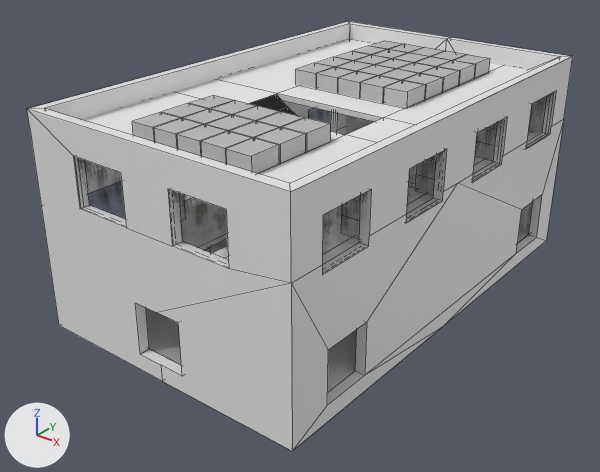
The Blender file data/source/Warehouse.blend as it was, and as the next commit left it.
Both versions are drawn from a 50 mm camera at (21.9, -30.1, 17.6) aimed at (-0.8, -1.7, 0.0). The lights are fixed; the arrows at lower left show +X, +Y and +Z. Mesh edges are drawn as thin lines on the coarser meshes.

In view in the first picture: 'BottomFloor', 'BuildingExterior', 'CardboardBox_LP.002', 'CardboardBox_LP.004', 'CardboardBox_LP.005', 'FirstFloor', 'Roof', 'SecondFloor'.
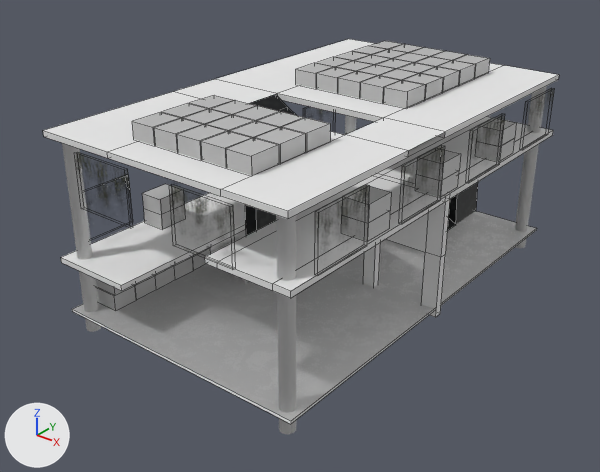
Changed parts and their boxes [x1, y1, x2, y2] in the pictures (600 x 472 px):
'BuildingExterior', hidden: before [27, 21, 573, 451]
'BottomFloor', unchanged, uncovered by the edit: before [146, 226, 530, 392]; after [72, 211, 537, 424]
'SecondFloor', unchanged, uncovered by the edit: before [213, 129, 542, 264]; after [205, 116, 553, 317]
'FirstFloor', unchanged, uncovered by the edit: before [181, 199, 227, 250]; after [61, 134, 345, 291]
'CardboardBox_LP.002', unchanged, uncovered by the edit: before [341, 122, 497, 238]; after [341, 118, 516, 241]

What changed in the scene script:
```text
Change ob_buildingexterior:
    add ob_buildingexterior.hide_set(True)
```
